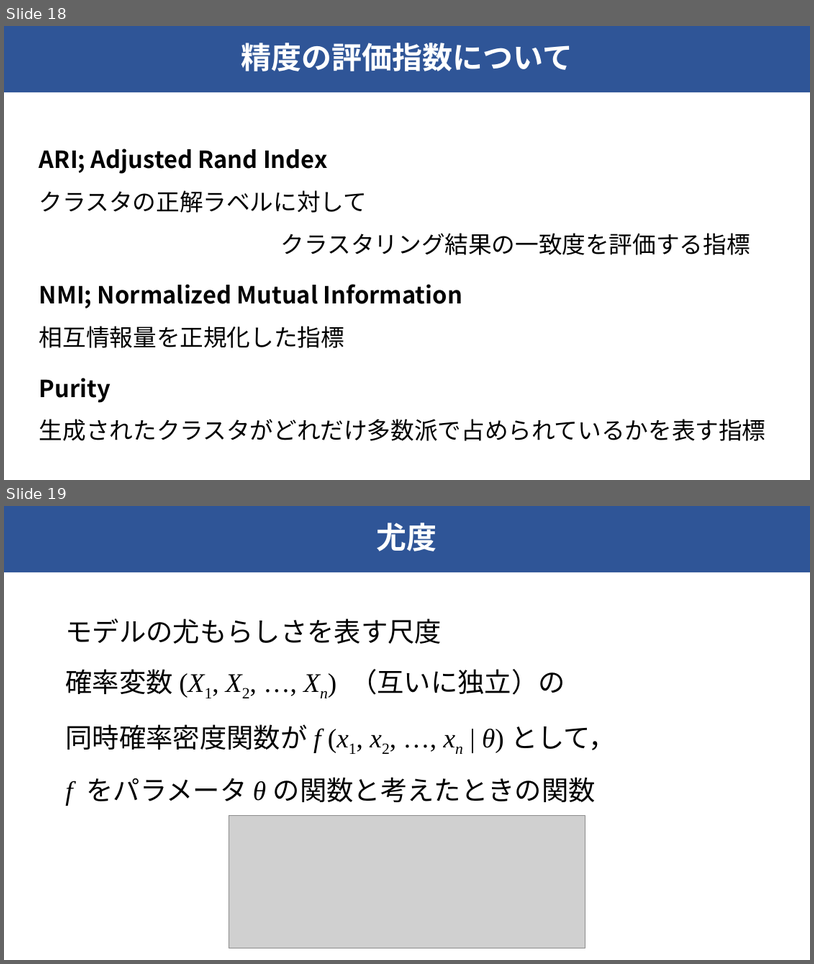
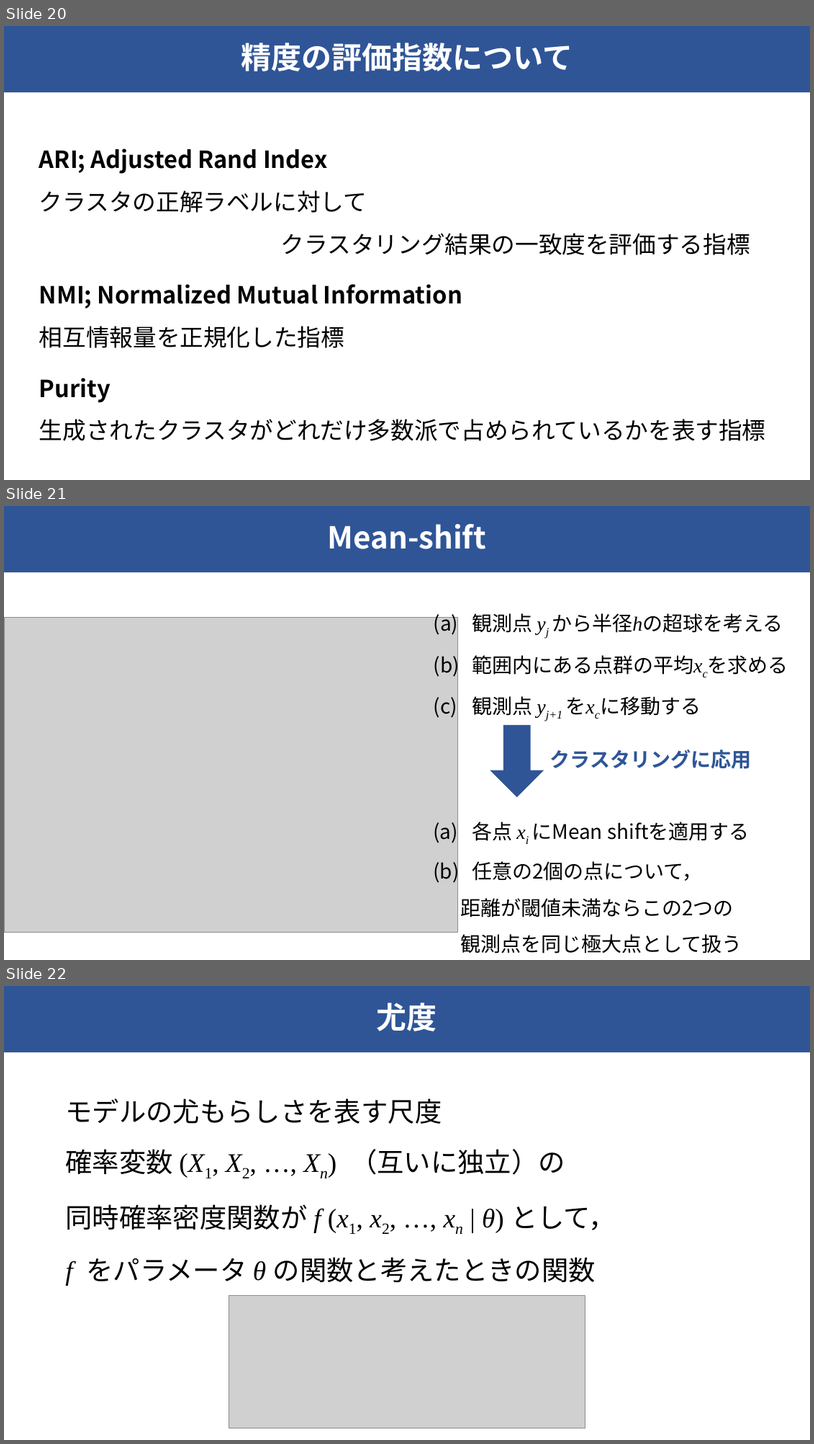
Before and after one commit to raryosu/graduation-research, a slide deck: docs/interim-presen/interim_hagihara.pptx. Shown one above the other, each under a label of ours: slides 18 and 19 before the commit, slides 20, 21 and 22 after it. The pictures are 814x964 and 814x1444 pixels, drawn with LibreOffice and Linux fonts; fonts in the diff are those of the drawing; grey boxes stand for pictures. Boxes give left, top, right and bottom in pixels: in the first picture for what was removed or moved away, otherwise in the second. Text is boxed around its words. In the diff, an @@ line names an element or a change of style, - is before the commit and + after.

```diff
--- a/docs/interim-presen/interim_hagihara.pptx
+++ b/docs/interim-presen/interim_hagihara.pptx
@@ slide 21 added at [4,506,810,960], background #FFFFFF; not listed: 1 template element that a slide beside it also shows @@
@@ title added at [328,524,487,549], 36 pt, text #FFFFFF, bold @@
+Mean-shift
@@ text added at [472,613,783,716], 24 pt, text #000000 @@
+(a) 観測点 yj から半径hの超球を考える
+(b) 範囲内にある点群の平均xcを求める
+(c) 観測点 yj+1 をxcに移動する
@@ picture added at [4,618,458,932] @@
@@ down arrow added at [491,725,544,797], fill #2F5597 @@
@@ text added at [550,749,751,769], 24 pt, text #2F5597, bold @@
+クラスタリングに応用
@@ text added at [460,821,749,953], 24 pt, text #000000 @@
+(a) 各点 xi にMean shiftを適用する
+(b) 任意の2個の点について，
+距離が閾値未満ならこの2つの
+観測点を同じ極大点として扱う
@@ what was slide 18 is now slide 20 @@
@@ what was slide 19 is now slide 22 @@
```
Also in this commit, not shown: 6 slides changed, 3 other slides added, 1 slide removed, 5 other files.
